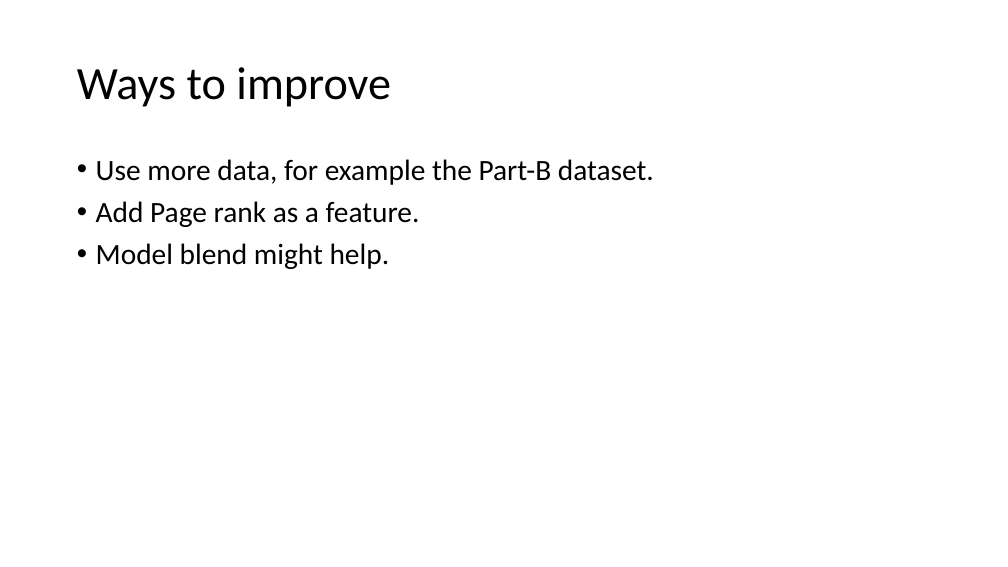
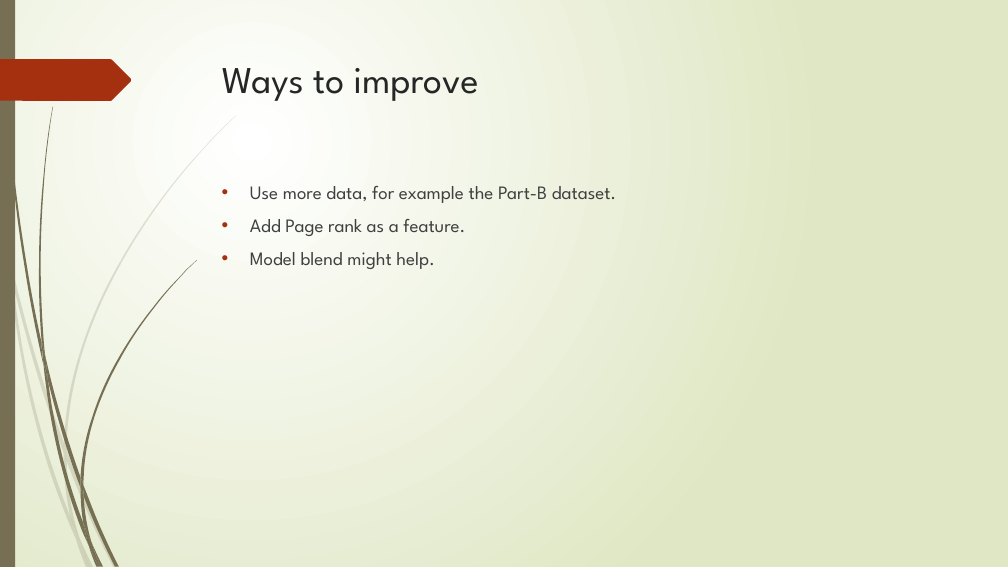
Before and after one commit to maxliu/health_care, a slide deck: slide 16 of Medicare fraud detection by using open source data.pptx. Drawn at 1008x567 pixels with LibreOffice and Linux fonts; fonts in the diff are those of the drawing. Boxes give left, top, right and bottom in pixels: in the first picture for what was removed or moved away, otherwise in the second. Text is boxed around its words. In the diff, an @@ line names an element or a change of style, - is before the commit and + after.

```diff
--- a/Medicare fraud detection by using open source data.pptx
+++ b/Medicare fraud detection by using open source data.pptx
@@ background #FFFFFF to gradient #FFFFFF to #DFE8C4 @@
@@ rectangle added at (0,0,15,567), fill #766F54 @@
@@ freeform shape added at (0,59,132,101), fill #A53010 @@
@@ title "Ways to improve": place and size @@
-title "Ways to improve" at (77,67,391,107)
+title "Ways to improve" at (222,68,479,101)
@@ title "Ways to improve" at (222,68,479,101): size 44 to 36 pt, font Calibri to League Spartan, text colour #000000 to #262626; line spacing 0.9 to 1; vertical alignment middle to top @@
@@ text "Use more data, for example ...": place and size @@
-text "Use more data, for example ..." at (96,159,654,269)
+text "Use more data, for example ..." at (250,186,616,269)
@@ text "Use more data, for example ..." at (250,186,616,269): size 28 to 18 pt, font Calibri to League Spartan, text colour #000000 to #404040; indent changed; line spacing 0.9 to 1 @@
@@ group added at (0,116,236,567): 10 freeform shapes @@
@@ group added at (2,0,197,567): 12 freeform shapes @@
```
Also in this commit, not shown: 12 other slides changed, 4 slides added, 4 slides removed.
